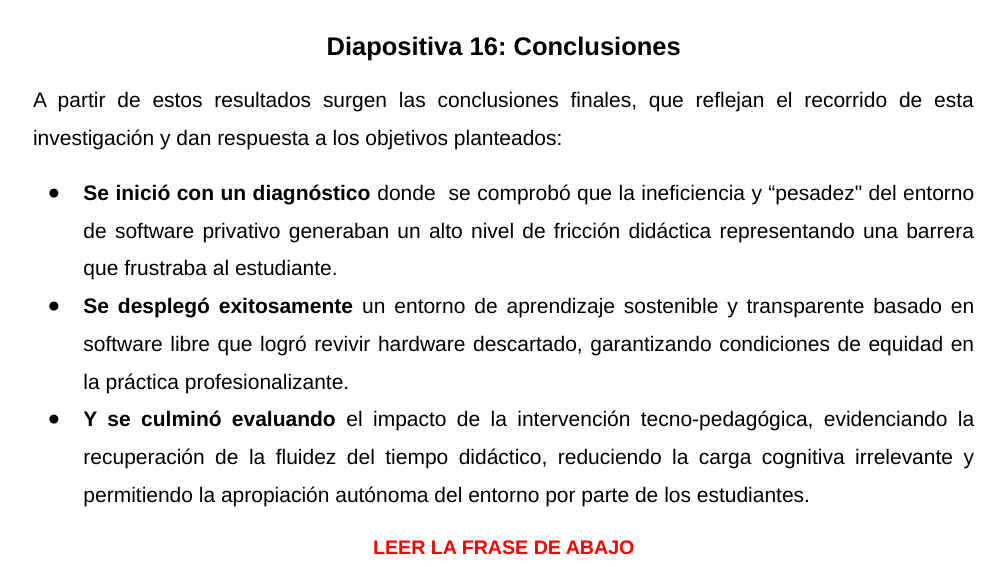
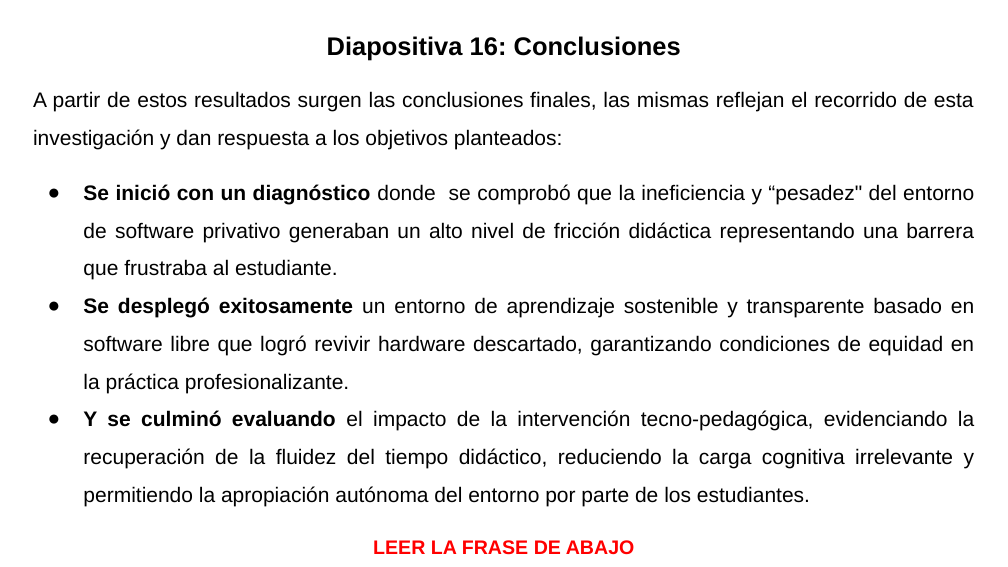
Before and after one commit to gabrielinuz/gabrielinuz.github.io, a slide deck: slide 17 of doc/GUION_DE_DEFENSA_LTE.pptx. Drawn at 1008x567 pixels with LibreOffice and Linux fonts; fonts in the diff are those of the drawing. Boxes give left, top, right and bottom in pixels: in the first picture for what was removed or moved away, otherwise in the second. Text is boxed around its words. In the diff, an @@ line names an element or a change of style, - is before the commit and + after.

```diff
--- a/doc/GUION_DE_DEFENSA_LTE.pptx
+++ b/doc/GUION_DE_DEFENSA_LTE.pptx
@@ text at <box>33,91,974,150</box>: text changed @@
-A partir de estos resultados surgen las conclusiones finales, que reflejan el recorrido de esta investigación y dan respuesta a los objetivos planteados:
+A partir de estos resultados surgen las conclusiones finales, las mismas reflejan el recorrido de esta investigación y dan respuesta a los objetivos planteados:
```
Also in this commit, not shown: 4 other slides changed, 1 other file.
